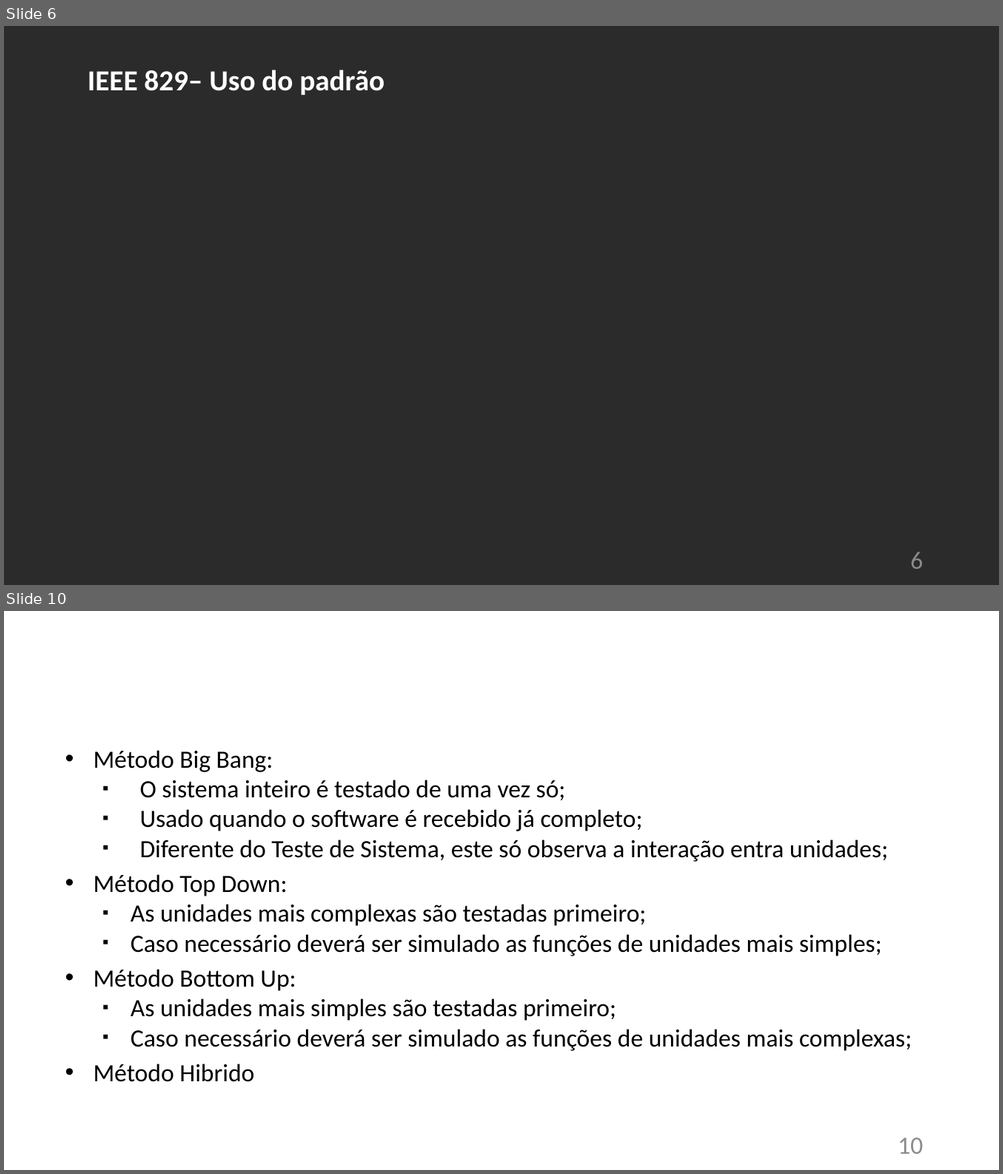
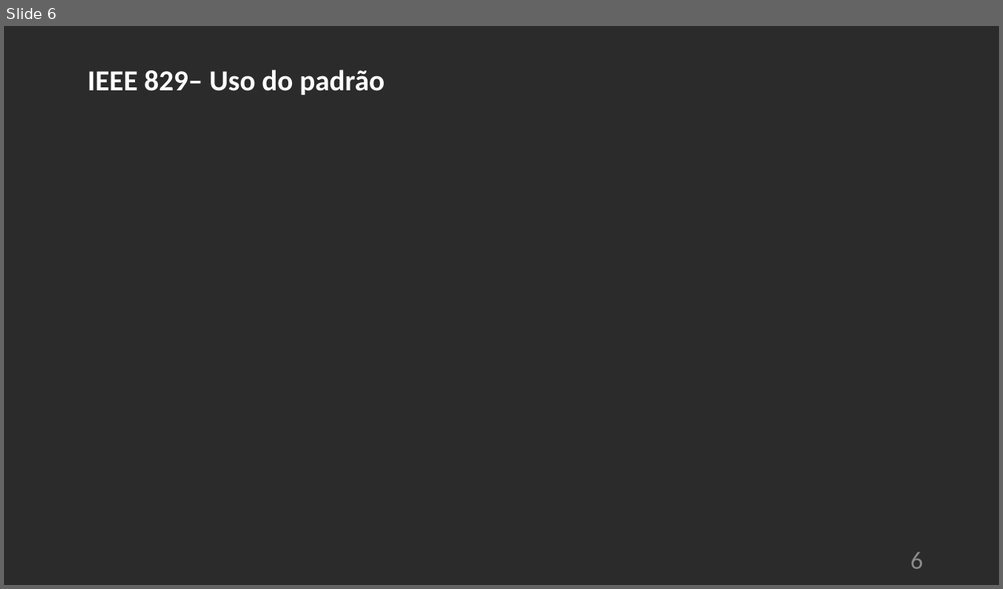
Before and after one commit to Teh-Venom/ChronoSchool, a slide deck: doc/ChronoSchool.pptx. Shown one above the other, each under a label of ours: slides 6 and 10 before the commit, slide 6 after it; the slides between them are not shown. The pictures are 1003x1174 and 1003x589 pixels, drawn with LibreOffice and Linux fonts; fonts in the diff are those of the drawing; background and template pictures are left out; a plain dark background stands for a picture behind light text. Boxes give left, top, right and bottom in pixels: in the first picture for what was removed or moved away, otherwise in the second. Text is boxed around its words. In the diff, an @@ line names an element or a change of style, - is before the commit and + after.

```diff
--- a/doc/ChronoSchool.pptx
+++ b/doc/ChronoSchool.pptx
@@ slide 10 removed at bbox=[4, 611, 999, 1170], background picture (left out) @@
@@ text removed at bbox=[94, 750, 911, 1082] @@
-• Método Big Bang:
-  ▪ O sistema inteiro é testado de uma vez só;
-  ▪ Usado quando o software é recebido já completo;
-  ▪ Diferente do Teste de Sistema, este só observa a interação entra unidades;
-• Método Top Down:
-  ▪ As unidades mais complexas são testadas primeiro;
-  ▪ Caso necessário deverá ser simulado as funções de unidades mais simples;
-• Método Bottom Up:
-  ▪ As unidades mais simples são testadas primeiro;
-  ▪ Caso necessário deverá ser simulado as funções de unidades mais complexas;
-• Método Hibrido
@@ text removed at bbox=[271, 841, 323, 858] @@
-Teste Integrado – Métodos
@@ page number removed at bbox=[897, 1138, 922, 1154] @@
-10
```
Also in this commit, not shown: 3 slides changed, 3 slides added, 4 other slides removed, 2 other files.
